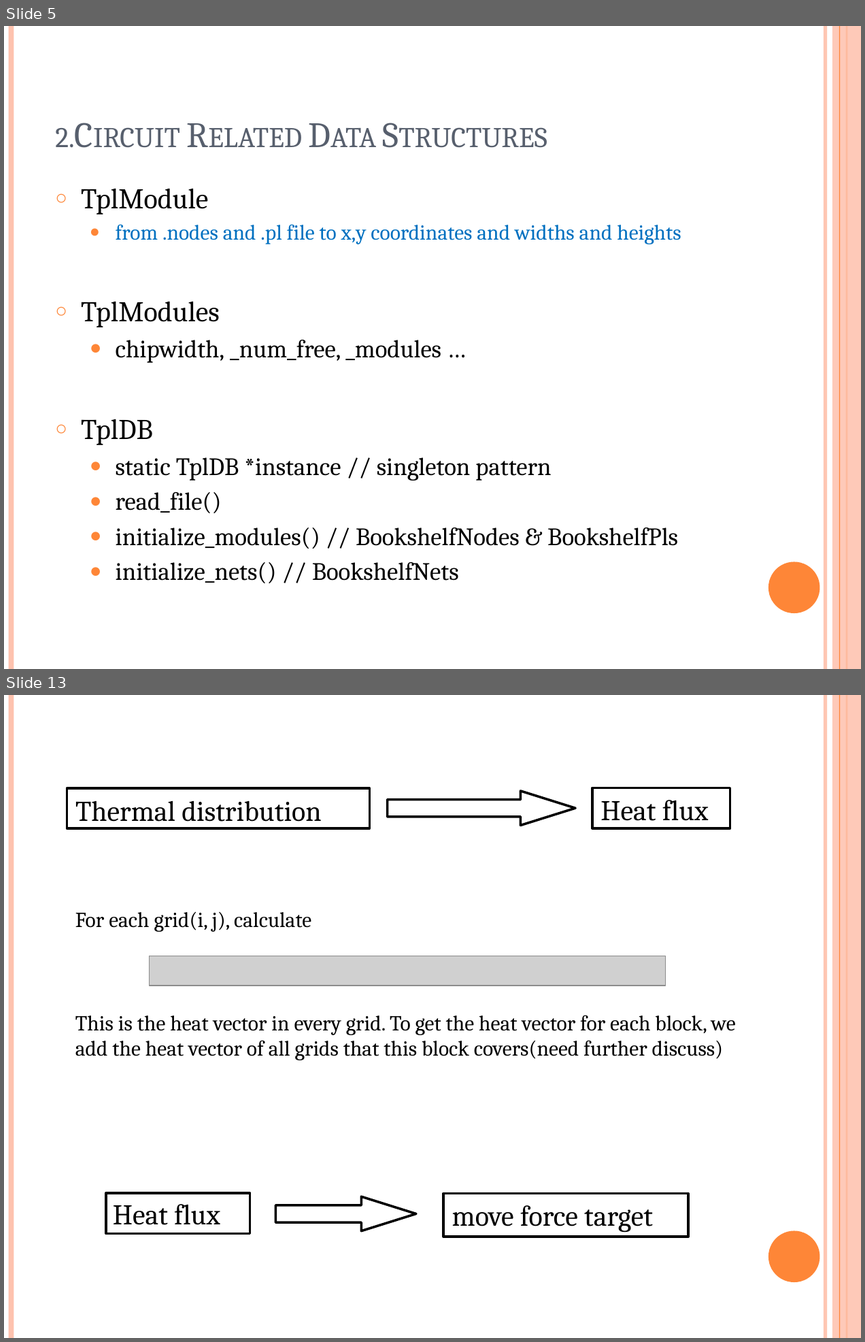
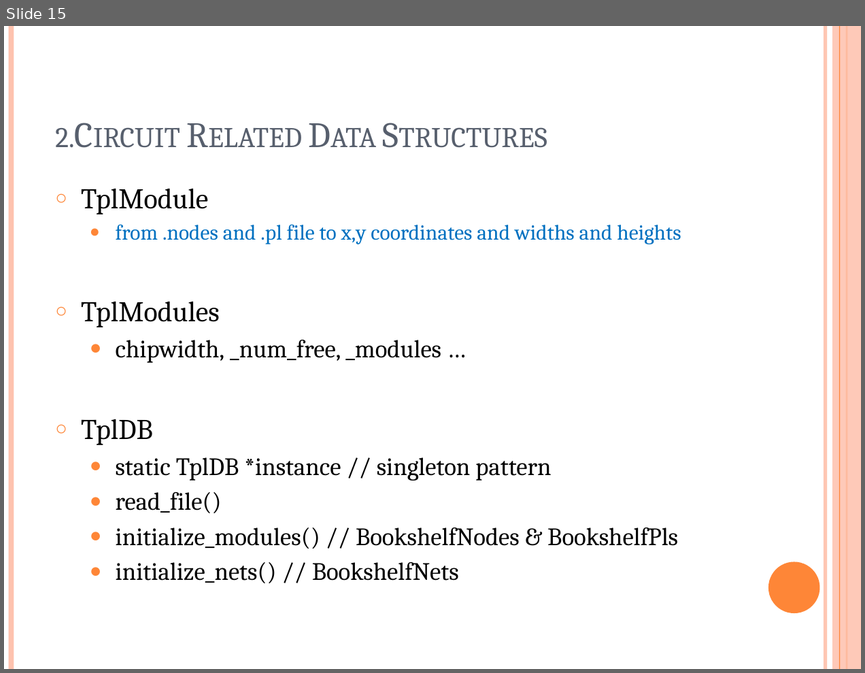
Before and after one commit to marcusgao94/TPL, a slide deck: doc/TPL.pptx. Shown one above the other, each under a label of ours: slides 5 and 13 before the commit, slide 15 after it; the slides between them are not shown. The pictures are 865x1342 and 865x673 pixels, drawn with LibreOffice and Linux fonts; fonts in the diff are those of the drawing; grey boxes stand for pictures. Boxes give left, top, right and bottom in pixels: in the first picture for what was removed or moved away, otherwise in the second. Text is boxed around its words. In the diff, an @@ line names an element or a change of style, - is before the commit and + after.

```diff
--- a/doc/TPL.pptx
+++ b/doc/TPL.pptx
@@ slide 13 removed at (4,695,861,1338), background #FFFFFF; not listed: 6 template elements that a slide beside it also shows @@
@@ group removed at (67,787,730,829): 2 rectangles, 2 texts, 1 down arrow @@
-Thermal distribution
-Heat flux
@@ text removed at (75,912,736,1060) @@
-For each grid(i, j), calculate
-This is the heat vector in every grid. To get the heat vector for each block, we add the heat vector of all grids that this block covers(need further discuss)
@@ picture removed at (149,955,666,985) @@
@@ group removed at (106,1193,689,1236): 2 rectangles, 2 texts, 1 down arrow @@
-Heat flux
-move force target
@@ what was slide 5 is now slide 15 @@
```
Also in this commit, not shown: 1 slide changed, 11 slides added, 9 other slides removed.
